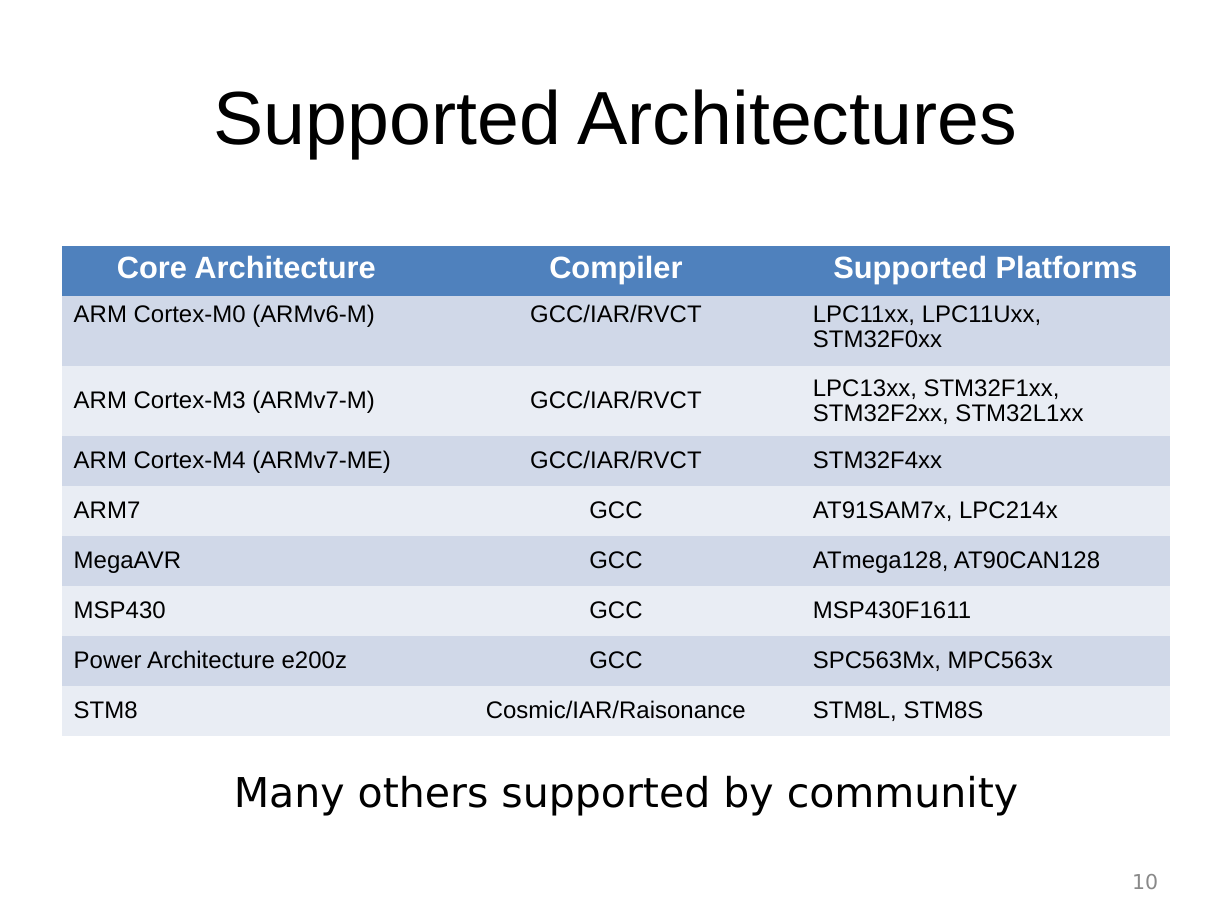
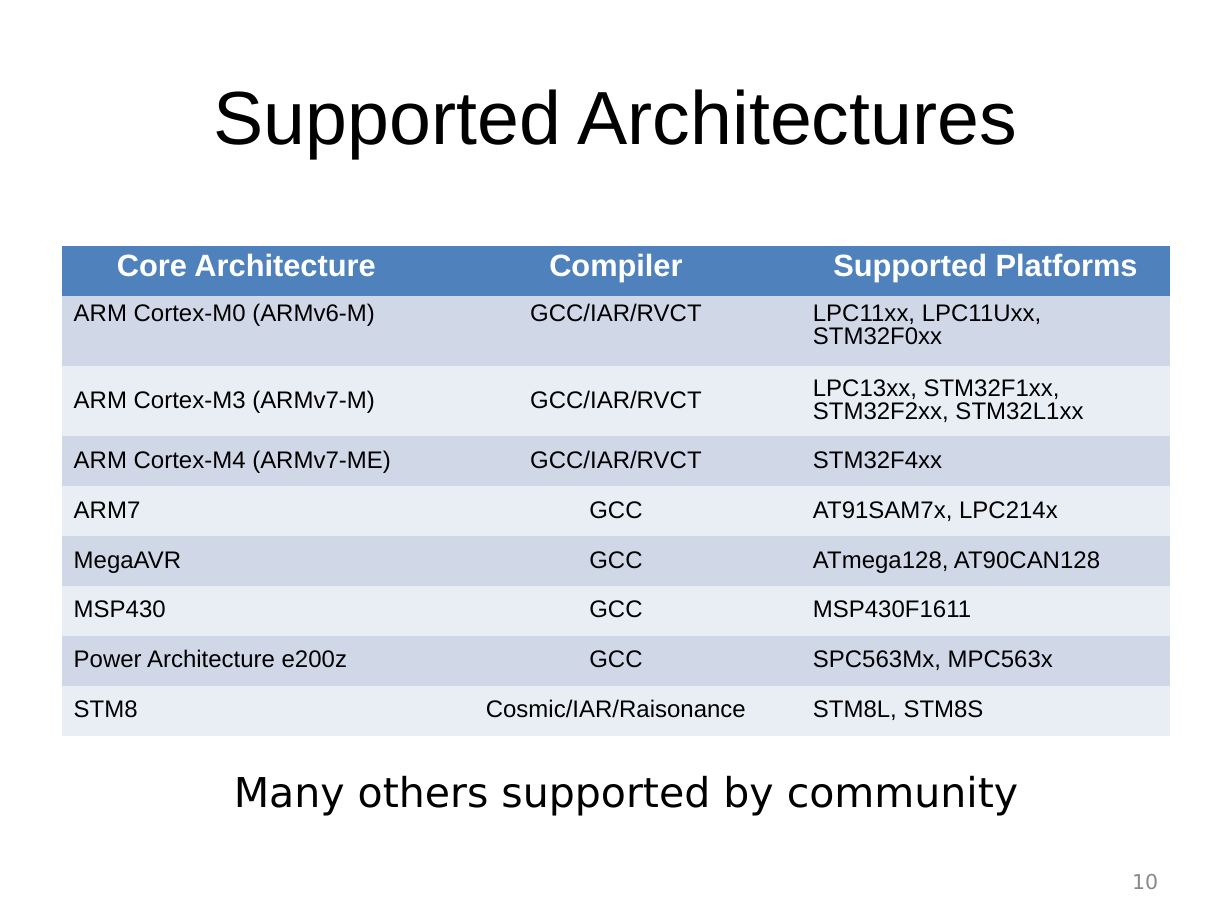
Before and after one commit to ArduPilot/ChibiOS.svn, a slide deck: slide 10 of slides_better_embedded_2012/ChibiOS-RT 1 Introduction.ppt. Drawn at 1232x924 pixels with LibreOffice and Linux fonts; fonts in the diff are those of the drawing; background and template pictures are left out. Boxes give left, top, right and bottom in pixels: in the first picture for what was removed or moved away, otherwise in the second. Text is boxed around its words. In the diff, an @@ line names an element or a change of style, - is before the commit and + after.

```diff
--- a/slides_better_embedded_2012/ChibiOS-RT 1 Introduction.ppt
+++ b/slides_better_embedded_2012/ChibiOS-RT 1 Introduction.ppt
@@ table at (62,246,1170,736) @@
@@ line spacing 0.93 to 0.87 @@
```
Also in this commit, not shown: 2 other slides changed, 3 other files.
